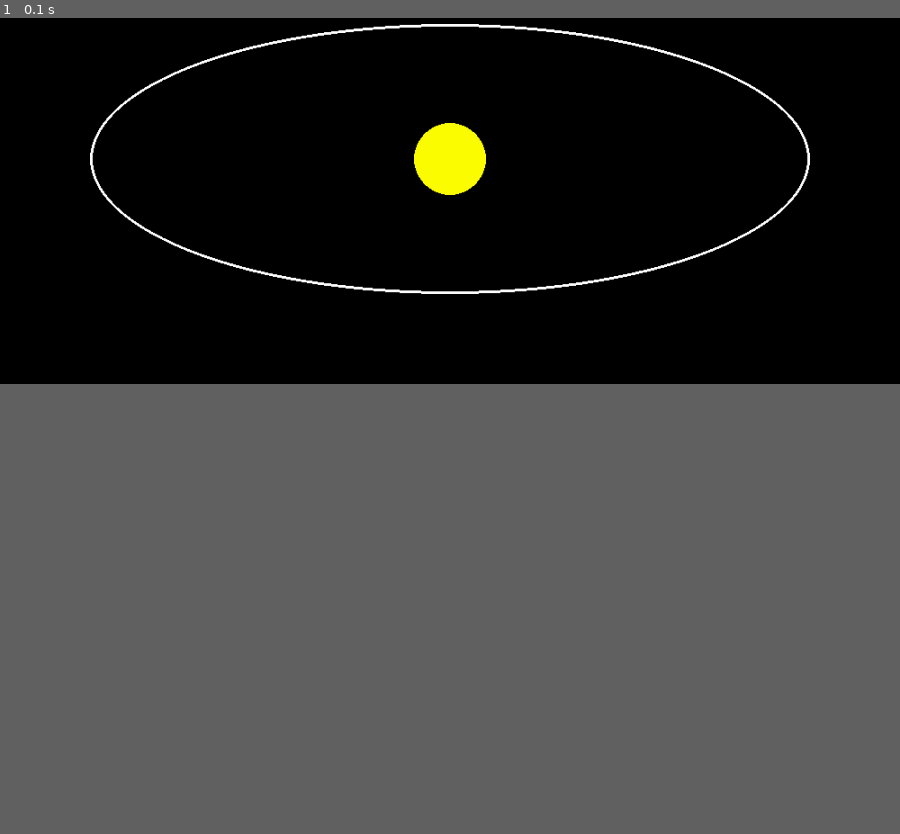
Above: before the commit, frame 1.
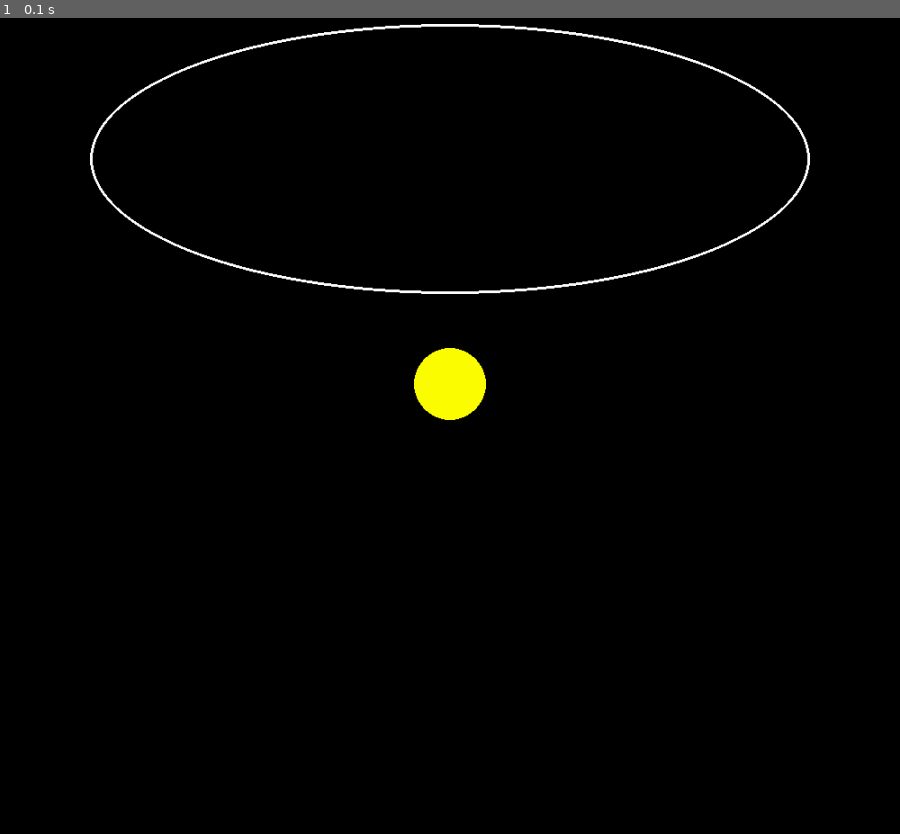
Above: after the commit, the same moment.

Repository: myhotchoc/Space-Simulator
Game: pygame game, started from Pygame Environmetnt.py
Two runs of this game, one before a commit and one after it. Both use one fixed random seed, a clock stepped at 60 frames per second and the inputs below.
Inputs:
- Up to frame 1 (0.1 s): no input
In our replay, the window is 900x450 before the commit and 900x900 after it. These sizes can differ from the game's own. Grey fills any space a smaller window leaves; there, only what the larger window draws over its background counts as a difference.

The runs differ from the first frame. In frame 1, 1.1% of the frame differs, in the area x 46-54%, y 12-50%.

Commit message:
Update Pygame Environmetnt.py

Diff:
--- a/Pygame Environmetnt.py
+++ b/Pygame Environmetnt.py
@@ -16,7 +16,7 @@
 YELLOW = (255,255,0)
 
 # Window size
-win_size = (1000, 500)
+win_size = (1000, 1000)
 
 #Screen object
 screen = pygame.display.set_mode(win_size)
